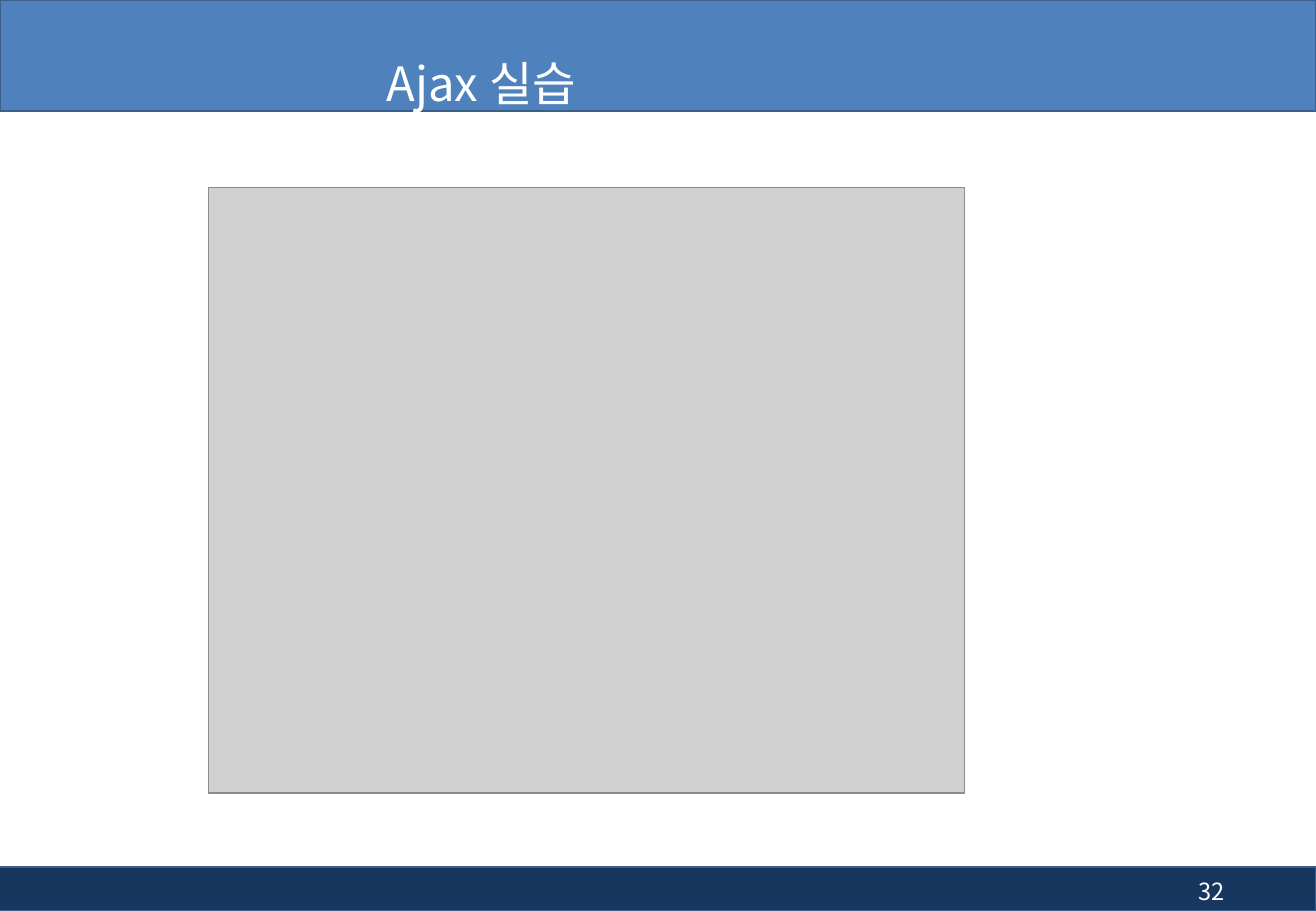
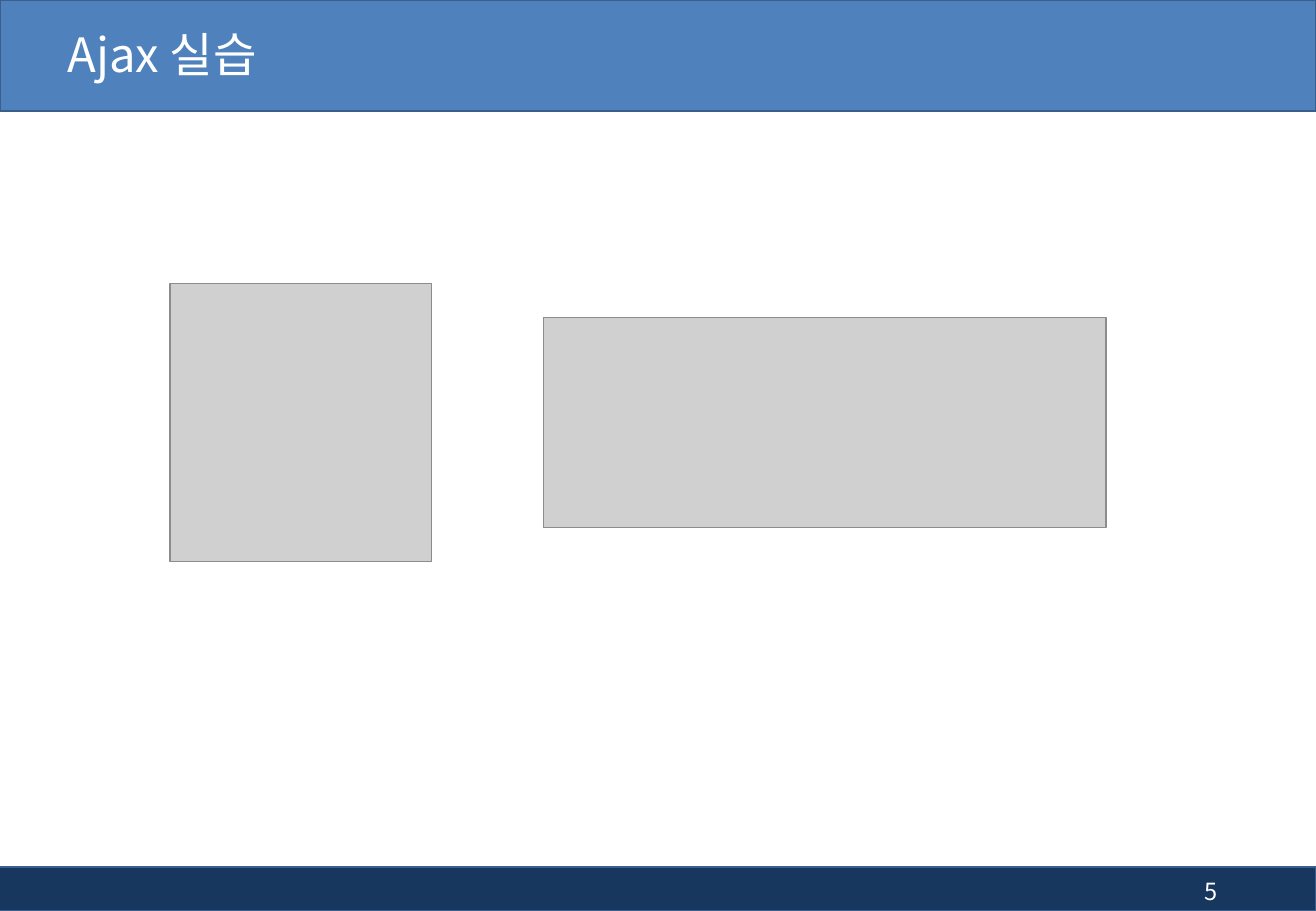
Before and after one commit to pshho/ngreen_project, a slide deck: slide 5 of jspWorks/자료/jsp_ppt/13장. jsp - 부트스트랩(Bootstrap), Ajax.pptx (slide 32 before the commit). Drawn at 1316x911 pixels with LibreOffice and Linux fonts; fonts in the diff are those of the drawing; grey boxes stand for pictures; background and template pictures are left out. Boxes give left, top, right and bottom in pixels: in the first picture for what was removed or moved away, otherwise in the second. Text is boxed around its words. In the diff, an @@ line names an element or a change of style, - is before the commit and + after.

```diff
--- a/jspWorks/자료/jsp_ppt/13장. jsp - 부트스트랩(Bootstrap), Ajax.pptx
+++ b/jspWorks/자료/jsp_ppt/13장. jsp - 부트스트랩(Bootstrap), Ajax.pptx
@@ title "Ajax 실습": place and size @@
-title "Ajax 실습" at [387, 62, 576, 113]
+title "Ajax 실습" at [67, 33, 257, 83]
@@ title "Ajax 실습" at [67, 33, 257, 83]: alignment centre to left @@
@@ picture removed at [209, 188, 966, 793] @@
@@ picture added at [170, 283, 431, 561] @@
@@ picture added at [543, 317, 1106, 527] @@
@@ page number at [1205, 882, 1218, 901]: text changed @@
-32
+5
```
Also in this commit, not shown: 5 other slides changed, 3 slides added, 9 slides removed, 17 other files.
